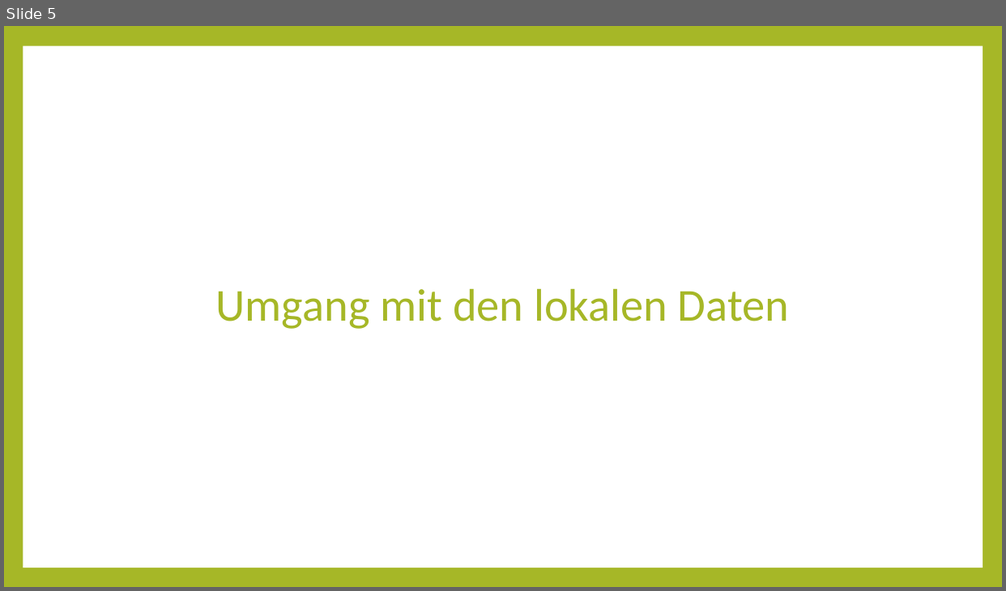
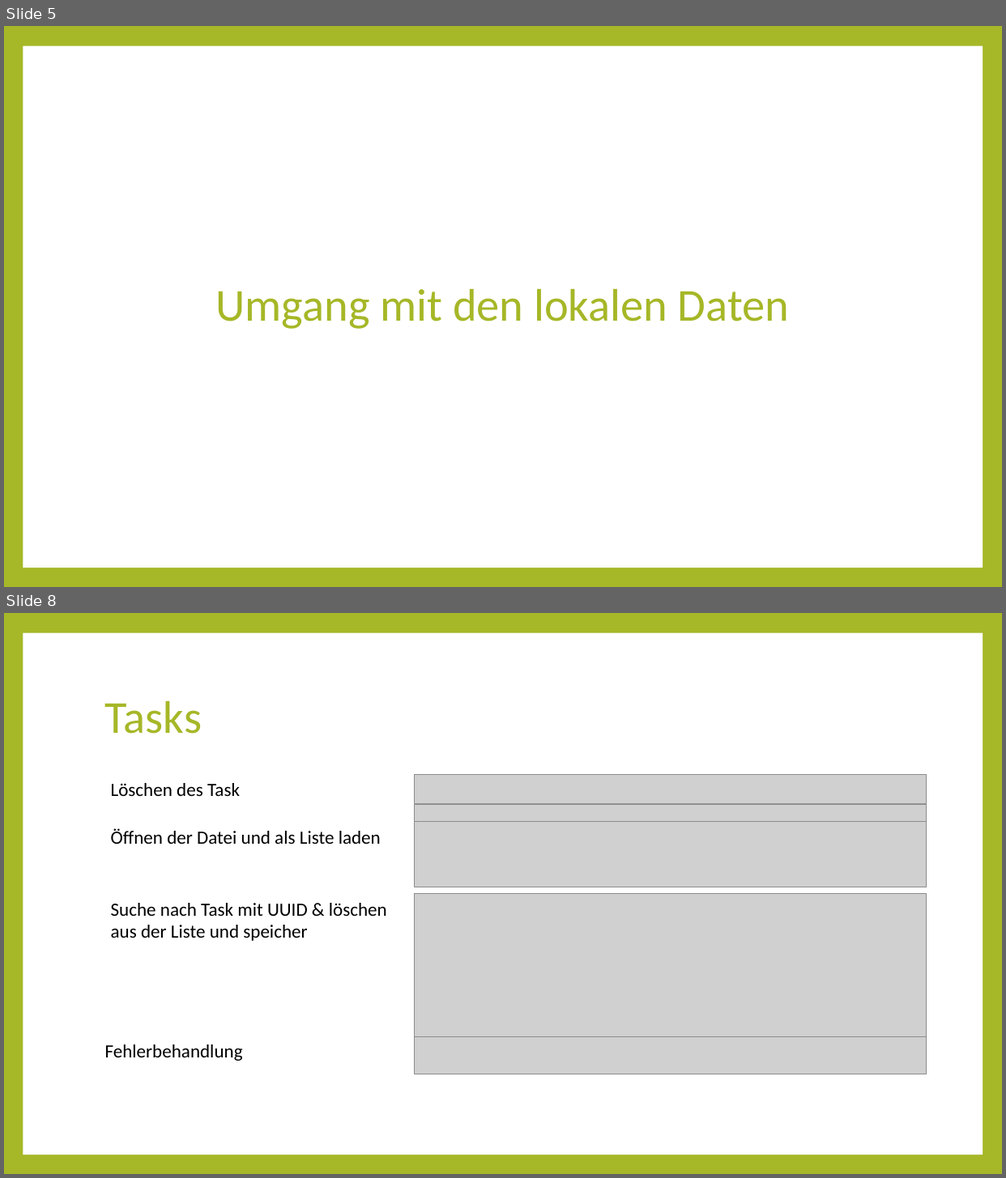
Before and after one commit to errorsHurt/KivyTodoList, a slide deck: dokumentation/Kivy Präsi.pptx. Shown one above the other, each under a label of ours: slide 5 before the commit, slides 5 and 8 after it; the slides between them are not shown. The pictures are 1006x591 and 1006x1178 pixels, drawn with LibreOffice and Linux fonts; fonts in the diff are those of the drawing; grey boxes stand for pictures. Boxes give left, top, right and bottom in pixels: in the first picture for what was removed or moved away, otherwise in the second. Text is boxed around its words. In the diff, an @@ line names an element or a change of style, - is before the commit and + after.

```diff
--- a/dokumentation/Kivy Präsi.pptx
+++ b/dokumentation/Kivy Präsi.pptx
@@ slide 8 added at [4,613,1002,1174], background #A6B727; not listed: 1 template element that a slide beside it also shows @@
@@ title added at [105,700,202,734], 44 pt, text #A6B727 @@
+Tasks
@@ picture added at [414,775,927,805] @@
@@ text added at [111,783,240,796], 18 pt, text #000000 @@
+Löschen des Task
@@ picture added at [414,804,927,821] @@
@@ text added at [111,828,381,844], 18 pt, text #000000 @@
+Öffnen der Datei und als Liste laden
@@ picture added at [414,822,927,888] @@
@@ text added at [111,903,387,941], 18 pt, text #000000 @@
+Suche nach Task mit UUID & löschen aus der Liste und speicher
@@ picture added at [414,894,927,1037] @@
@@ text added at [105,1045,243,1061], 18 pt, text #000000 @@
+Fehlerbehandlung
@@ picture added at [414,1037,927,1074] @@
```
Also in this commit, not shown: 2 other slides added, 1 slide removed, 1 other file.
